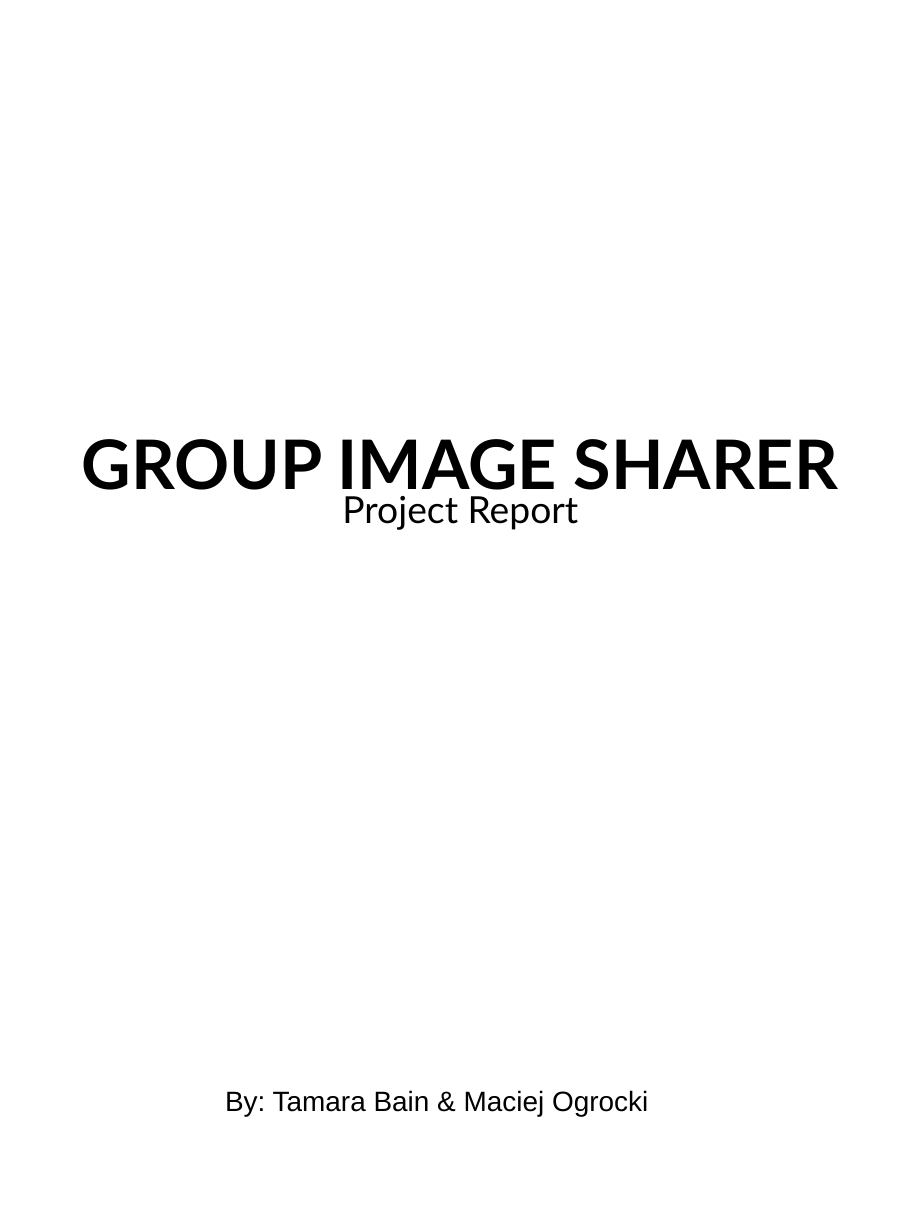
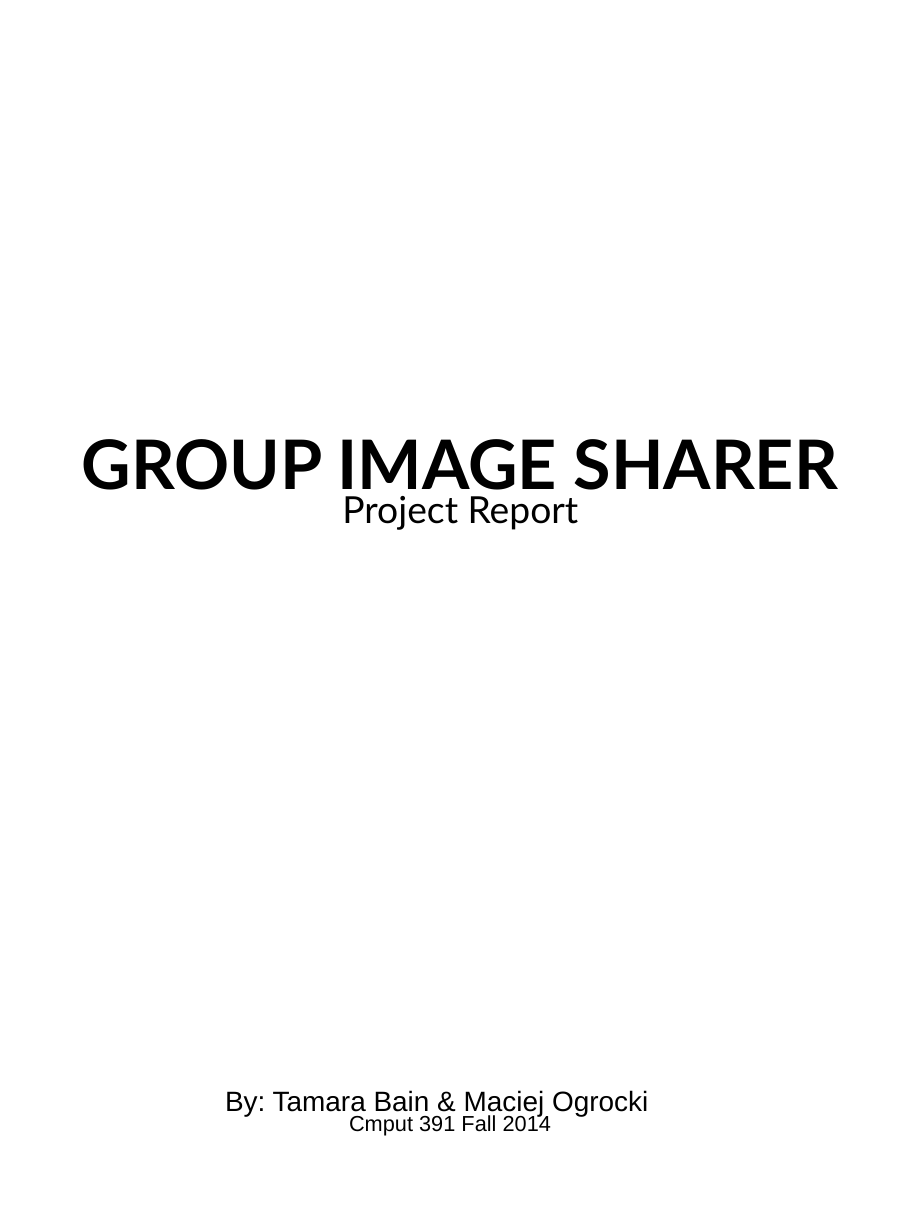
Before and after one commit to Tamarabyte/database391, a slide deck: slide 1 of ProjectReport.odp. Drawn at 924x1232 pixels with LibreOffice and Linux fonts; fonts in the diff are those of the drawing. Boxes give left, top, right and bottom in pixels: in the first picture for what was removed or moved away, otherwise in the second. Text is boxed around its words. In the diff, an @@ line names an element or a change of style, - is before the commit and + after.

```diff
--- a/ProjectReport.odp
+++ b/ProjectReport.odp
@@ text added at (x1=349, y1=1114, x2=551, y2=1136), 14 pt, text #000000 @@
+Cmput 391 Fall 2014
```
Also in this commit, not shown: 2 other slides changed, 8 slides added, 1 slide removed, 1 other file.
